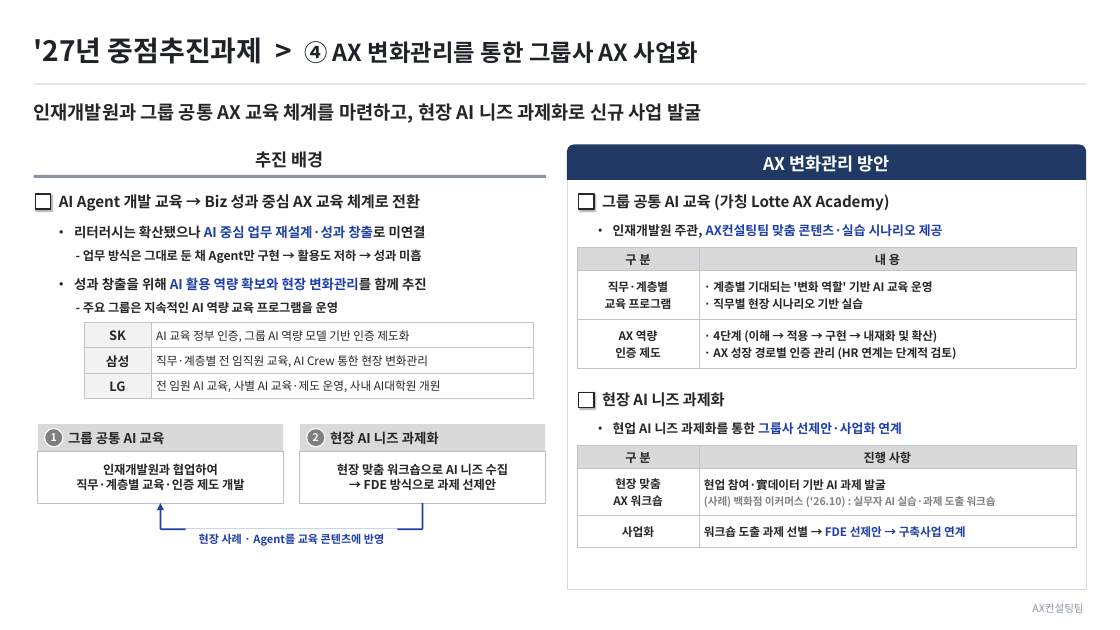
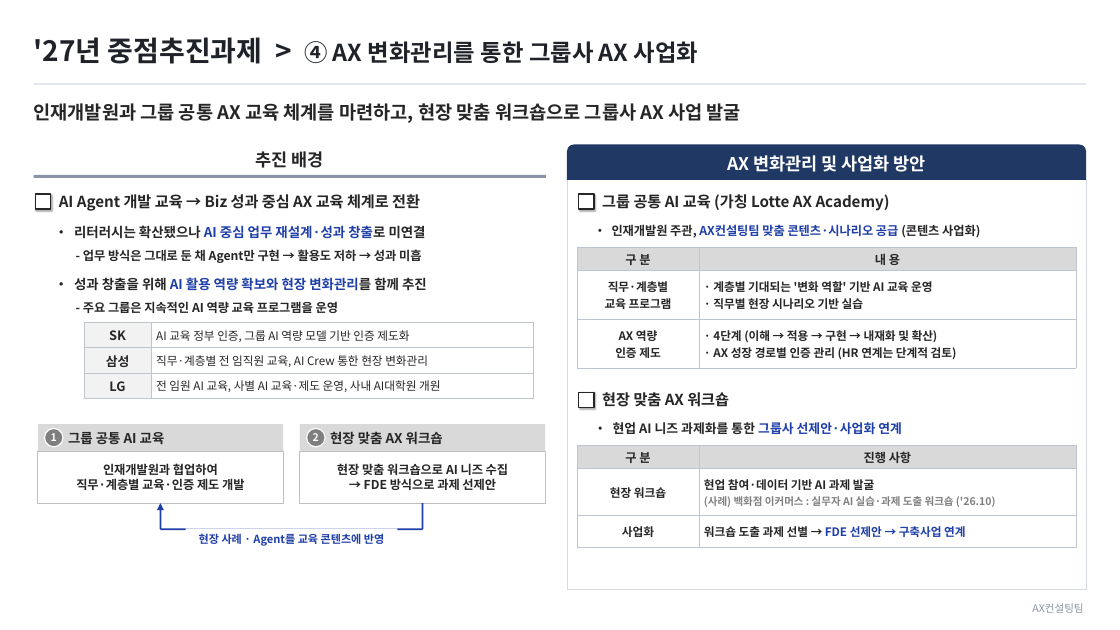
Before and after one commit to qhsghks9/qhsghks, a slide deck: slide 1 of 27_중점과제_AX변화관리_사업화.pptx. Drawn at 1120x630 pixels with LibreOffice and Linux fonts; fonts in the diff are those of the drawing. Boxes give left, top, right and bottom in pixels: in the first picture for what was removed or moved away, otherwise in the second. Text is boxed around its words. In the diff, an @@ line names an element or a change of style, - is before the commit and + after.

```diff
--- a/27_중점과제_AX변화관리_사업화.pptx
+++ b/27_중점과제_AX변화관리_사업화.pptx
@@ text at (34,103,741,123): text changed @@
-인재개발원과 그룹 공통 AX 교육 체계를 마련하고, 현장 AI 니즈 과제화로 신규 사업 발굴
+인재개발원과 그룹 공통 AX 교육 체계를 마련하고, 현장 맞춤 워크숍으로 그룹사 AX 사업 발굴
@@ text in round same rect at (727,155,926,172): text changed @@
-AX 변화관리 방안
+AX 변화관리 및 사업화 방안
@@ text at (612,224,980,238): text changed; size 11 to 10.5 pt @@
-• 인재개발원 주관, AX컨설팅팀 맞춤 콘텐츠·실습 시나리오 제공
+• 인재개발원 주관, AX컨설팅팀 맞춤 콘텐츠·시나리오 공급 (콘텐츠 사업화)
@@ text at (602,392,729,407): text changed @@
-현장 AI 니즈 과제화
+현장 맞춤 AX 워크숍
@@ text at (330,431,443,444): text changed @@
-현장 AI 니즈 과제화
+현장 맞춤 AX 워크숍
@@ table at (577,445,1076,541) @@
-row 2, column 1: 현장 맞춤 / AX 워크숍
+row 2, column 1: 현장 워크숍
-row 2, column 2: 현업 참여·實데이터 기반 AI 과제 발굴 / (사례) 백화점 이커머스 ('26.10) : 실무자 AI 실습·과제 도출 워크숍
+row 2, column 2: 현업 참여·데이터 기반 AI 과제 발굴 / (사례) 백화점 이커머스 : 실무자 AI 실습·과제 도출 워크숍 ('26.10)
```
